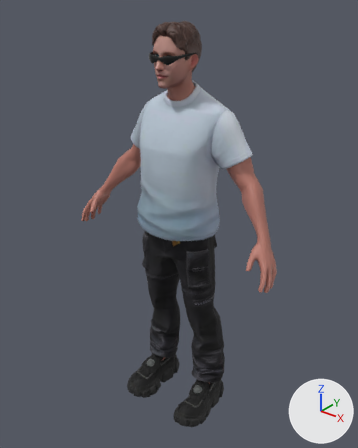
One commit to the glTF model public/avatar.glb: the scene before it, then after it.
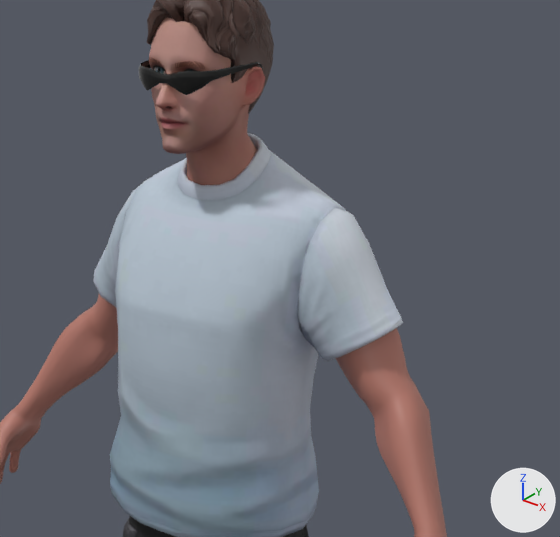
There are two pictures of each version: one whole from a 50 mm camera at (1.271, -1.597, 1.974) aimed at (-0.007, 0.001, 0.983), one close up on the part from 26% to 88% of the width and 6% to 53% of the height. Lighting does not change. The marker at lower right points along +X, +Y and +Z. Vertices at the same position are counted once.

Before the edit, the objects in view are built like this:
```python
me_wolf3d_body = bpy.data.meshes.new('Wolf3D_Body')
me_wolf3d_body.from_pydata(...)  # 2958 vertices, 5816 faces; spans x -0.53..0.53, y -0.15..0.114, z 0.077..1.355
me_wolf3d_body.materials.append(mat_wolf3d_body)  # picture img_basecolor_003
me_wolf3d_glasses = bpy.data.meshes.new('Wolf3D_Glasses')
me_wolf3d_glasses.from_pydata(...)  # 145 vertices, 230 faces; spans x -0.085..0.085, y -0.134..0.003, z 1.699..1.738
me_wolf3d_glasses.materials.append(mat_wolf3d_glasses)
me_wolf3d_hair = bpy.data.meshes.new('Wolf3D_Hair')
me_wolf3d_hair.from_pydata(...)  # 426 vertices, 795 faces; spans x -0.093..0.089, y -0.116..0.083, z 1.644..1.846
me_wolf3d_hair.materials.append(mat_wolf3d_hair)
ob_wolf3d_body = bpy.data.objects.new('Wolf3D_Body', me_wolf3d_body)
ob_wolf3d_body.location = (0.0, 0.0, 0.0)
ob_wolf3d_glasses = bpy.data.objects.new('Wolf3D_Glasses', me_wolf3d_glasses)
ob_wolf3d_glasses.location = (0.0, 0.0, 0.0)
ob_wolf3d_hair = bpy.data.objects.new('Wolf3D_Hair', me_wolf3d_hair)
ob_wolf3d_hair.location = (0.0, 0.0, 0.0)
# also in view: 'Wolf3D_Outfit_Top' at (0.0, -0.012, 1.299); 'Wolf3D_Head' at (0.0, -0.029, 1.677)
```
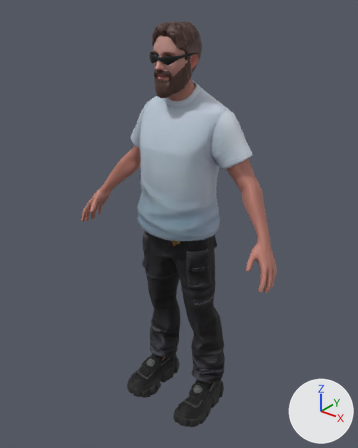
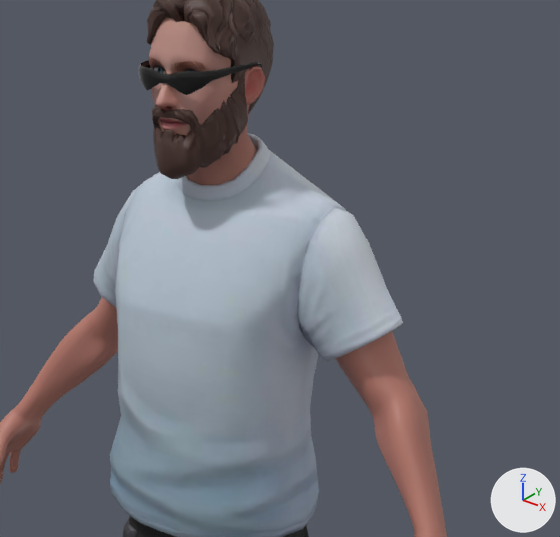
Pixel boxes [x1, y1, x2, y2] of what changed, in the close-ups (560 x 537 px; the box of a moved part takes in the faces that stretch with it):
'Wolf3D_Body', reshaped
    before: [0, 294, 447, 537]
    after: [0, 298, 447, 537]
'Wolf3D_Beard', added
    after: [152, 74, 248, 179]
part 1 of me_wolf3d_body, moved or reshaped
    before: [38, 294, 118, 392]
    after: [38, 298, 118, 392]
part 2 of me_wolf3d_body, moved or reshaped
    before: [336, 328, 438, 494]
    after: [335, 331, 438, 494]

The change in detail:
Picture 'beard-04-N' (img_beard_04_n) is new.
Material 'Wolf3D_Beard' (mat_wolf3d_beard) is new.
Uses the picture img_basecolor_002.
Uses the picture img_beard_04_n.
me_wolf3d_body is used by ob_wolf3d_body; location (0.0, 0.0, 0.0).
me_wolf3d_body had 2958 vertices, 5816 faces and spanned x -0.53..0.53, y -0.15..0.114, z 0.077..1.355.
me_wolf3d_body now has 2958 vertices, 5816 faces and spans x -0.53..0.53, y -0.15..0.112, z 0.077..1.349.
me_wolf3d_body part 1: 266 of 2958 vertices moved; they spanned x -0.419..-0.208, y -0.028..0.114, z 1.109..1.355 and now span x -0.418..-0.204, y -0.027..0.112, z 1.11..1.349; mean shift (0.003, 0.0, -0.002); largest move (-0.3, 0.048, 1.327) -> (-0.29, 0.047, 1.32).
me_wolf3d_body part 2: 266 of 2958 vertices moved; they spanned x 0.208..0.419, y -0.028..0.114, z 1.109..1.355 and now span x 0.204..0.418, y -0.027..0.112, z 1.11..1.349; mean shift (-0.003, 0.0, -0.002); largest move (0.3, 0.048, 1.327) -> (0.29, 0.047, 1.32).
Mesh me_wolf3d_beard is new.
It has 309 vertices, 538 faces and spans x -0.082..0.083, y -0.133..-0.027, z 1.572..1.734.
It uses material mat_wolf3d_beard.
Object 'Wolf3D_Beard' (ob_wolf3d_beard) is new; it shows me_wolf3d_beard.
Its location is (0.0, 0.0, 0.0).
